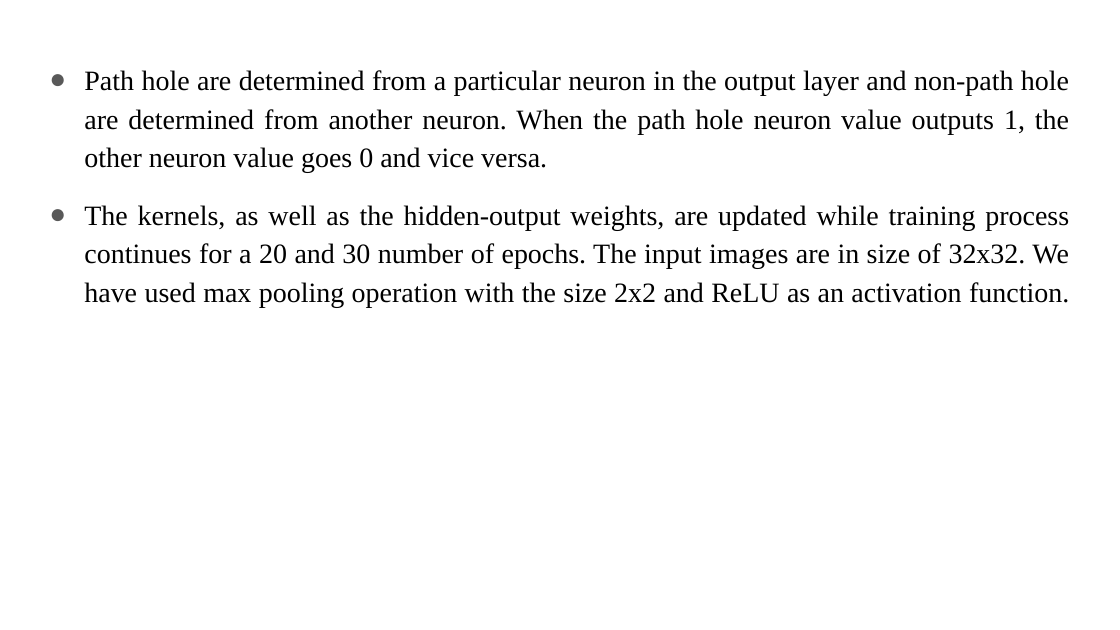
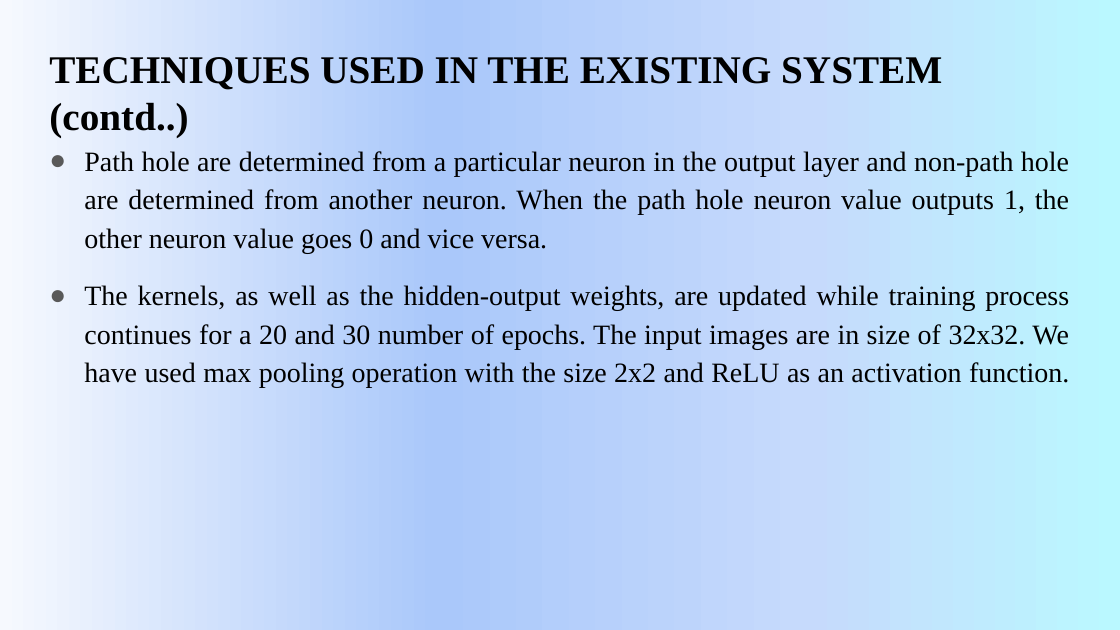
Before and after one commit to balajivijay-tech/project-blindly, a slide deck: slide 8 of presentation 1/POTHOLE DETECTION FOR VISUALLY IMPAIRED USING YOLO V1.pptx. Drawn at 1120x630 pixels with LibreOffice and Linux fonts; fonts in the diff are those of the drawing. Boxes give left, top, right and bottom in pixels: in the first picture for what was removed or moved away, otherwise in the second. Text is boxed around its words. In the diff, an @@ line names an element or a change of style, - is before the commit and + after.

```diff
--- a/presentation 1/POTHOLE DETECTION FOR VISUALLY IMPAIRED USING YOLO V1.pptx
+++ b/presentation 1/POTHOLE DETECTION FOR VISUALLY IMPAIRED USING YOLO V1.pptx
@@ background #FFFFFF to gradient #F6F9FE to #AAC8FA to #C6DAFC to #BAF8FF @@
@@ title added at [49,57,942,137], 25.2 pt, text #000000, bold @@
+TECHNIQUES USED IN THE EXISTING SYSTEM (contd..)
@@ text "Path hole are determined from ...": place and size @@
-text "Path hole are determined from ..." at [84,70,1069,307]
+text "Path hole are determined from ..." at [84,151,1069,388]
```
Also in this commit, not shown: 13 other slides changed, 1 slide added, 2 slides removed.
